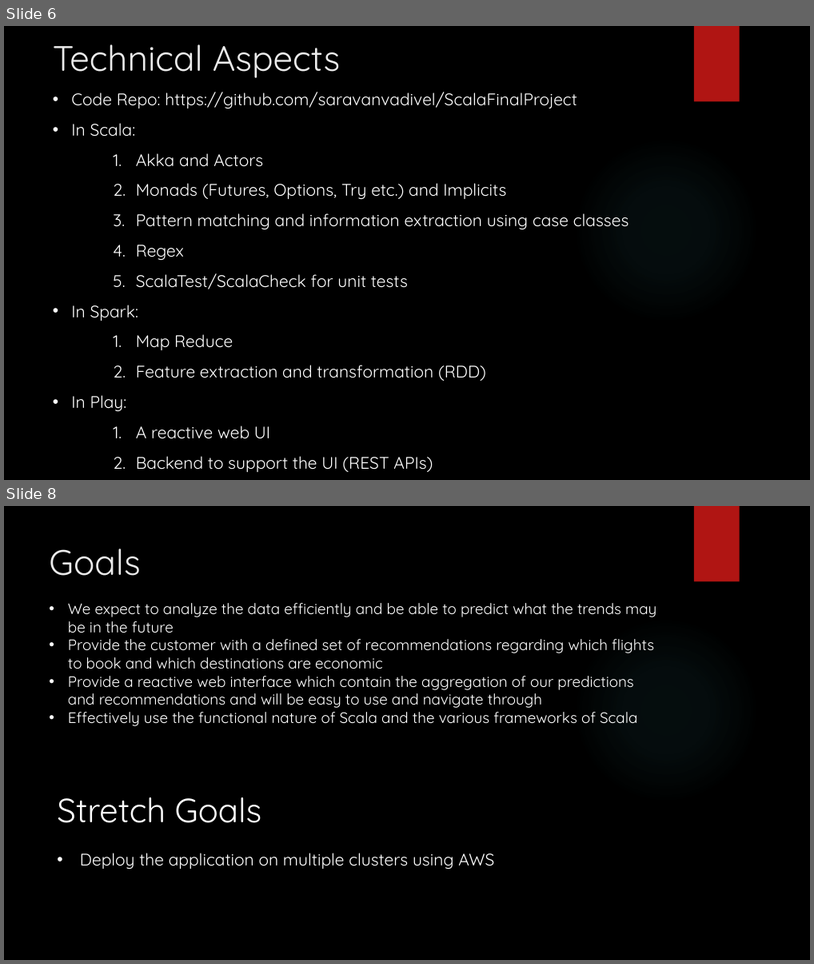
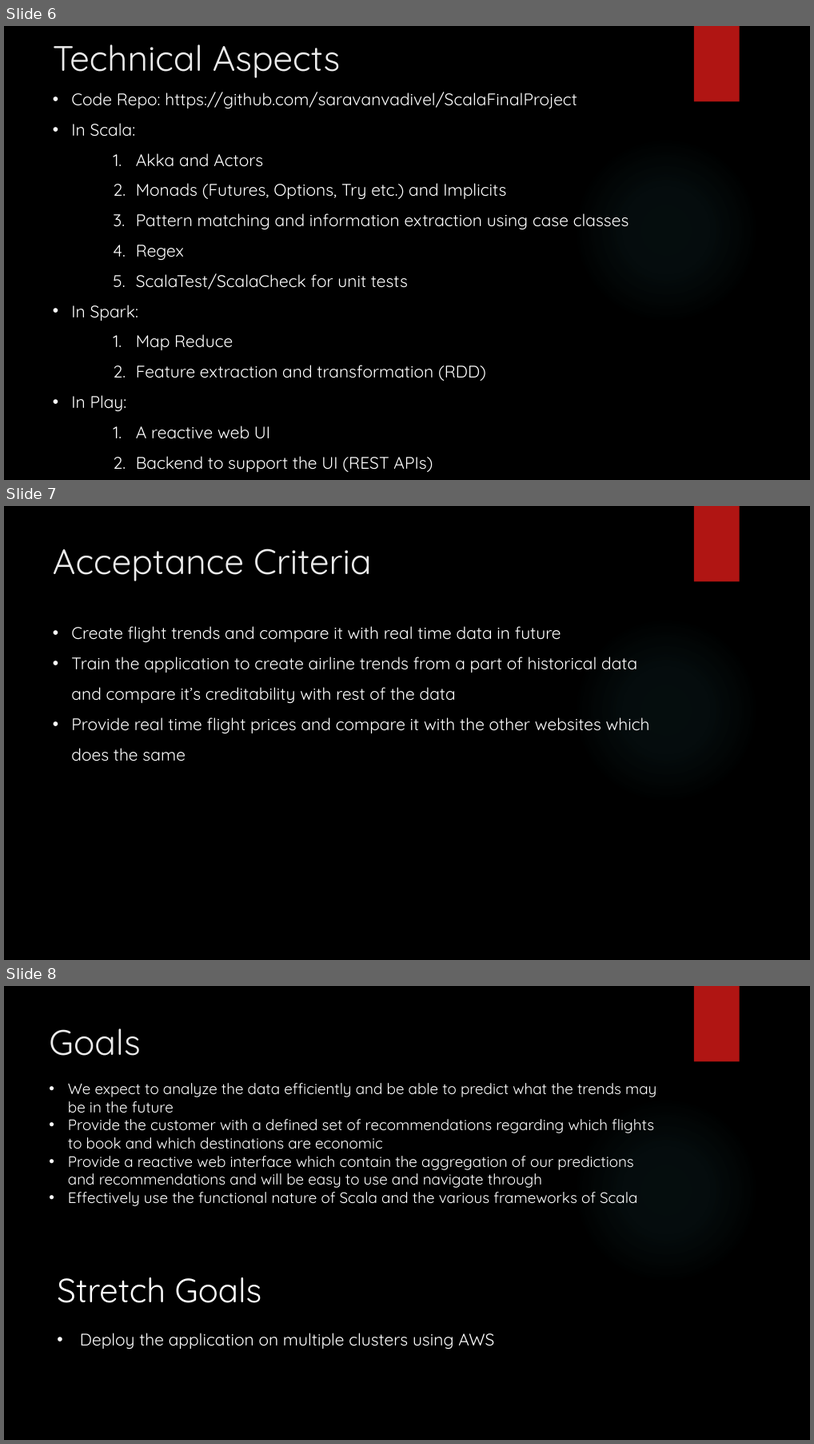
Before and after one commit to yingy4/ScalaFinalProject, a slide deck: Scala_Final_Project.pptx. Shown one above the other, each under a label of ours: slides 6 and 8 before the commit, slides 6, 7 and 8 after it; the slides between them are not shown. The pictures are 814x964 and 814x1444 pixels, drawn with LibreOffice and Linux fonts; fonts in the diff are those of the drawing; background and template pictures are left out. Boxes give left, top, right and bottom in pixels: in the first picture for what was removed or moved away, otherwise in the second. Text is boxed around its words. In the diff, an @@ line names an element or a change of style, - is before the commit and + after.

Commit message:
Made changes to the ppt

```diff
--- a/Scala_Final_Project.pptx
+++ b/Scala_Final_Project.pptx
@@ slide 7 added at box(4, 506, 810, 960), background picture (left out); not listed: 2 template elements that a slide beside it also shows @@
@@ title added at box(53, 548, 371, 581), 42 pt, text #EBEBEB @@
+Acceptance Criteria
@@ text added at box(71, 626, 650, 761), 20 pt, text #FFFFFF @@
+• Create flight trends and compare it with real time data in future
+• Train the application to create airline trends from a part of historical data and compare it’s creditability with rest of the data
+• Provide real time flight prices and compare it with the other websites which does the same
```
Also in this commit, not shown: 1 slide removed.
